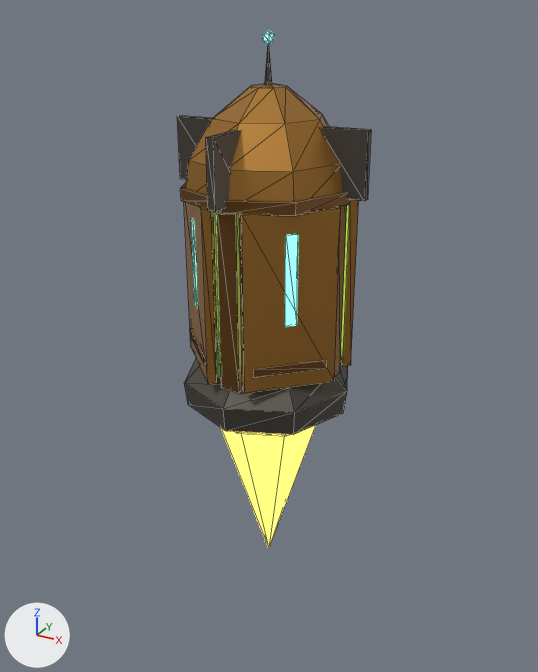
One commit to the glTF model godot/assets/models/drop_pod.glb: the scene before it, then after it.
Camera for both pictures: a 50 mm lens placed at (2.35, -4.27, 2.72), pointed at (-0.07, 0.14, 0.52). Lighting does not change. The marker at lower left points along +X, +Y and +Z. The picture after the commit comes second. Mesh edges are drawn as thin lines. Vertices at exactly the same position are counted once.

The first picture shows 'drop_pod'.
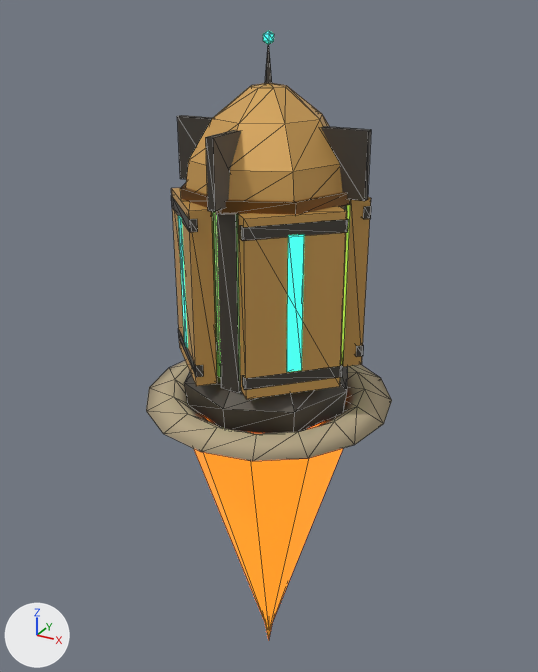
Where the change shows, as pixel boxes (x1, y1, x2, y2) in the pictures (538 x 672 px; the box of a moved part takes in the faces that stretch with it):
'drop_pod', recoloured, surface changed, reshaped (brown to orange, 27% wider, 18% taller): before (177, 30, 371, 548); after (146, 30, 392, 641)
part 1 of me_drop_pod, moved or reshaped (not visible before): after (356, 345, 364, 357)
part 2 of me_drop_pod, moved or reshaped: before (340, 200, 359, 366); after (363, 206, 371, 219)
part 3 of me_drop_pod, moved or reshaped: before (190, 329, 205, 365); after (178, 328, 203, 377)
part 4 of me_drop_pod, moved or reshaped: before (184, 202, 217, 384); after (171, 195, 198, 232)
part 5 of me_drop_pod, moved or reshaped: before (253, 360, 327, 378); after (242, 365, 342, 390)
part 6 of me_drop_pod, moved or reshaped: before (239, 206, 341, 394); after (240, 219, 349, 241)
part 7 of me_drop_pod, added (orange): after (194, 416, 343, 625)
part 8 of me_drop_pod, added (mostly hidden): after (265, 622, 273, 641)
part 9 of me_drop_pod, moved or reshaped: before (191, 218, 197, 308); after (178, 216, 188, 348)
part 10 of me_drop_pod, moved or reshaped: before (285, 234, 298, 327); after (287, 234, 304, 372)
part 11 of me_drop_pod, added (beige): after (146, 361, 392, 461)
part 12 of me_drop_pod, built on: before (221, 425, 316, 548); after (171, 188, 371, 399)
part 13 of me_drop_pod, recoloured (brown to dark grey): (212, 206, 347, 392) in both
part 14 of me_drop_pod, recoloured (lighter): (186, 83, 342, 201) in both

What changed in the scene script:
```text
Change mat_flame:
    mat_flame.emission_color: (1.0, 0.434, 0.0513) -> (1.0, 0.195, 0.0103)  # orange #ffb040 -> orange #ff7a1a
    mat_flame.emission_strength: 4.0 -> 1.4
Change mat_teal:
    mat_teal.emission_color: (0.133, 1.0, 0.604) -> (0.0444, 1.0, 0.582)  # green #66ffcc -> green #3bffc9
    mat_teal.emission_strength: 2.4 -> 1.193
Add mat_brass:
    mat_brass = principled_material('brass')
    mat_brass.base_color = (0.694, 0.392, 0.107)  # orange #d9a85c
    mat_brass.metallic = 0.35
    mat_brass.roughness = 0.45
Change me_drop_pod:
    remove me_drop_pod.from_pydata(...)  # 295 vertices, 478 faces; spans x -0.68..0.68, y -0.68..0.68, z -1.3..2.6
    add me_drop_pod.from_pydata(...)  # 448 vertices, 764 faces; spans x -0.9..0.9, y -0.9..0.9, z -2.3..2.6
    me_drop_pod part 1: the loose piece of 8 vertices spanning x 0.16..0.54, y 0.16..0.54, z 0.54..0.6 is scaled about its middle by (1.32, 1.32, 1.33), then moved by (0.05, 0.05, -0.03), in mat_iron (dark grey #5a554e)
    me_drop_pod part 2: the loose piece of 8 vertices spanning x 0.1..0.58, y 0.1..0.58, z 0.43..1.61 is scaled about its middle by (1.06, 1.06, 0.0678), then moved by (0.06, 0.06, 0.5), in mat_iron (dark grey #5a554e)
    me_drop_pod part 3: the loose piece of 8 vertices spanning x -0.54..-0.16, y -0.54..-0.16, z 0.54..0.6 is scaled about its middle by (1.32, 1.32, 1.33), then moved by (-0.05, -0.05, -0.03), in mat_iron (dark grey #5a554e)
    me_drop_pod part 4: the loose piece of 8 vertices spanning x -0.58..-0.1, y -0.58..-0.1, z 0.43..1.61 is scaled about its middle by (1.06, 1.06, 0.0678), then moved by (-0.06, -0.06, 0.5), in mat_iron (dark grey #5a554e)
    me_drop_pod part 5: the loose piece of 8 vertices spanning x 0.16..0.54, y -0.54..-0.16, z 0.54..0.6 is scaled about its middle by (1.32, 1.32, 1.33), then moved by (0.05, -0.05, -0.03), in mat_iron (dark grey #5a554e)
    me_drop_pod part 6: the loose piece of 8 vertices spanning x 0.1..0.58, y -0.58..-0.1, z 0.43..1.61 is scaled about its middle by (1.06, 1.06, 0.0678), then moved by (0.06, -0.06, 0.5), in mat_iron (dark grey #5a554e)
    me_drop_pod part 7: a new loose piece, a 10-sided cone pointing to -z spanning x -0.66..0.66, y -0.63..0.63, z -2.2..0.0, in mat_flame (orange #ff7a1a, glowing orange #ff7a1a)
    me_drop_pod part 8: a new loose piece, a 6-sided cone pointing to -z spanning x -0.12..0.12, y -0.1..0.1, z -2.3..-1.6, in mat_flame (orange #ff7a1a, glowing orange #ff7a1a)
    me_drop_pod part 9: the loose piece of 8 vertices spanning x -0.39..-0.31, y -0.39..-0.31, z 0.87..1.47 is scaled about its middle by (1.26, 1.26, 1.5), then moved by (-0.05, -0.05, -0.13)
    me_drop_pod part 10: the loose piece of 8 vertices spanning x 0.31..0.39, y -0.39..-0.31, z 0.87..1.47 is scaled about its middle by (1.26, 1.26, 1.5), then moved by (0.05, -0.05, -0.13)
    me_drop_pod part 11: a new loose piece of 64 vertices spanning x -0.9..0.9, y -0.9..0.9, z 0.02..0.2, in mat_dust (beige #b8a888)
    me_drop_pod part 12: 9 vertices removed from x -0.4..0.4, y -0.4..0.4, z -1.3..0.0; 32 vertices added at x -0.64..0.64, y -0.64..0.64, z 0.43..1.61
    me_drop_pod part 13: 48 faces spanning x -0.53..0.53, y -0.53..0.53, z 0.39..1.64 switch from mat_bronze_dark (brown #7a5428) to mat_iron (dark grey #5a554e)
    me_drop_pod part 14: 62 faces spanning x -0.56..0.56, y -0.56..0.56, z 1.6..2.3 switch from mat_bronze (orange #b8843f) to mat_brass (orange #d9a85c)
    other edits to the shape of me_drop_pod do not show in these pictures
    add me_drop_pod.materials.append(mat_dust)  # beige #b8a888
```
